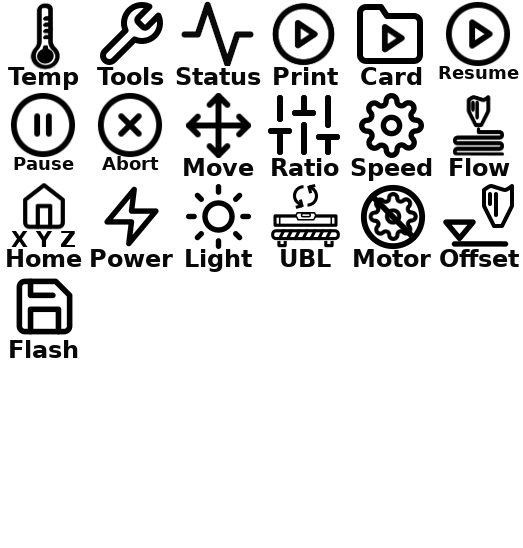
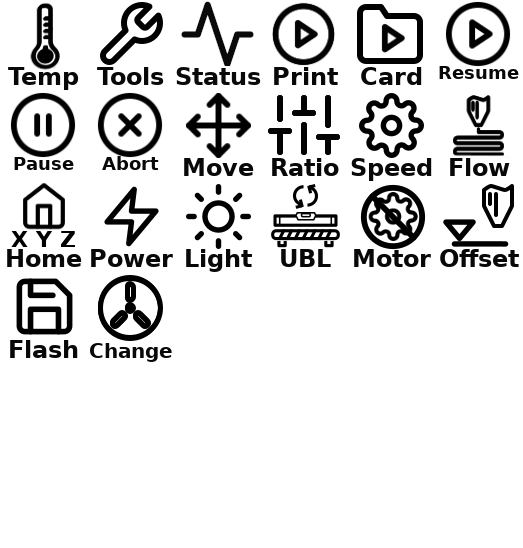
Layer changes from the first w=523, h=548 image to the second:
added group "019-icon-printer-menu-tools-filament-load-unload" with 6 layers over [90, 275, 172, 362]
added layer "tools #13" in group "019-icon-printer-menu-tools-filament-load-unload" over [90, 343, 172, 362]
added layer "reel.svg #4" in group "019-icon-printer-menu-tools-filament-load-unload" over [98, 275, 162, 339]
added layer "reel.svg #3" in group "019-icon-printer-menu-tools-filament-load-unload" over [98, 276, 162, 340]
added layer "reel.svg #2" in group "019-icon-printer-menu-tools-filament-load-unload" over [99, 276, 163, 340]
added layer "reel.svg #1" in group "019-icon-printer-menu-tools-filament-load-unload" over [98, 277, 162, 341]
added layer "bg #21" in group "019-icon-printer-menu-tools-filament-load-unload" over [90, 275, 172, 362]
